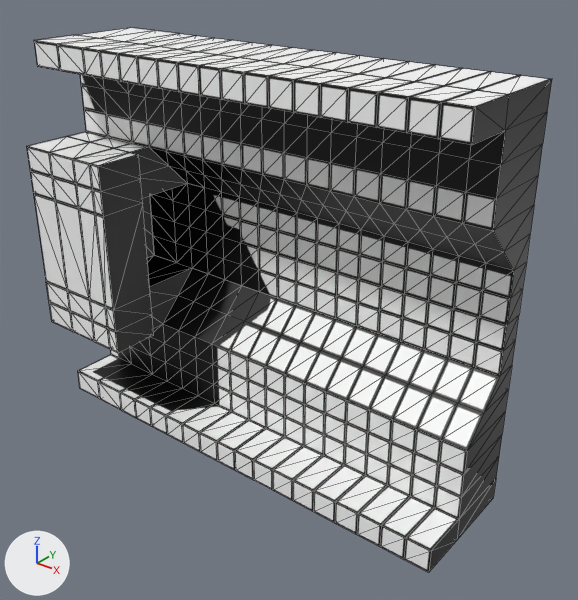
Renders of the glTF model resources/map1.glb from each side of a commit.
Before and after are seen from a 50 mm lens placed at (17.3, -23.3, 12.6), pointed at (-0.2, -1.5, -0.9). The axes (+X, +Y, +Z) are drawn at lower left. The lights are the same throughout. Mesh edges are drawn as thin lines. Where no turn or scale is listed for an object, it has been applied to the vertices.

In view in the first picture: 'Map', 'Map.001', 'Map.002', 'Map.003', 'Map.006', 'Map.007', 'Map.008', 'Map.009'.
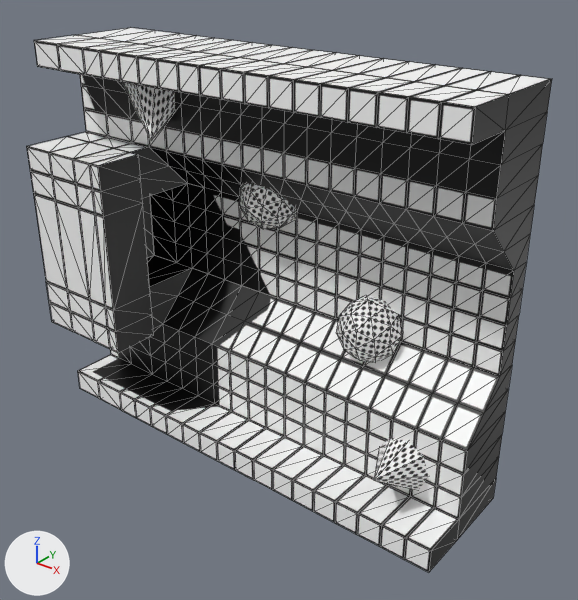
Commit message: New map

Pixel boxes (x1, y1, x2, y2) of what changed, in the pictures (578 x 600 px):
'Icosphere', added
    after: (337, 295, 403, 362)
'Cone', added
    after: (374, 438, 429, 490)
'Icosphere.001', added
    after: (239, 183, 297, 229)
'Cone.001', added
    after: (123, 82, 175, 141)

Patch to the scene script:
```diff
--- a/resources/map1.glb.py
+++ b/resources/map1.glb.py
@@ img_sphere @@
+img_sphere = load_image('Sphere', '_unpacked/Sphere', 1024, 1024, 'sRGB')
@@ mat_material_002 @@
+mat_material_002 = principled_material('Material.002')
+mat_material_002.texture = img_sphere
@@ me_cone_001 @@
+me_cone_001.from_pydata(...)  # 9 vertices, 14 faces; spans x -1.79..0.65, y -0.85..1.87, z -0.82..1.88
+me_cone_001.materials.append(mat_material_002)  # picture img_sphere
@@ me_cone @@
+me_cone.from_pydata(...)  # 9 vertices, 14 faces; spans x -1.37..1.3, y -1.31..1.61, z -1.6..1.0
+me_cone.materials.append(mat_material_002)  # picture img_sphere
@@ me_icosphere_001 @@
+me_icosphere_001.from_pydata(...)  # an icosphere of 80 faces spanning x -1.24..1.24, y -1.27..1.27, z -1.25..1.25
+me_icosphere_001.materials.append(mat_material_002)  # picture img_sphere
@@ me_icosphere @@
+me_icosphere.from_pydata(...)  # an icosphere of 80 faces spanning x -1.29..1.29, y -1.26..1.26, z -1.28..1.28
+me_icosphere.materials.append(mat_material_002)  # picture img_sphere
@@ ob_cone_001 @@
+ob_cone_001 = bpy.data.objects.new('Cone.001', me_cone_001)
+ob_cone_001.location = (-5.87, -2.61, 5.64)
@@ ob_cone @@
+ob_cone = bpy.data.objects.new('Cone', me_cone)
+ob_cone.location = (5.6, -2.79, -5.45)
@@ ob_icosphere_001 @@
+ob_icosphere_001 = bpy.data.objects.new('Icosphere.001', me_icosphere_001)
+ob_icosphere_001.location = (-2.06, -0.28, 2.5)
@@ ob_icosphere @@
+ob_icosphere = bpy.data.objects.new('Icosphere', me_icosphere)
+ob_icosphere.location = (2.83, -0.32, -1.71)
```
